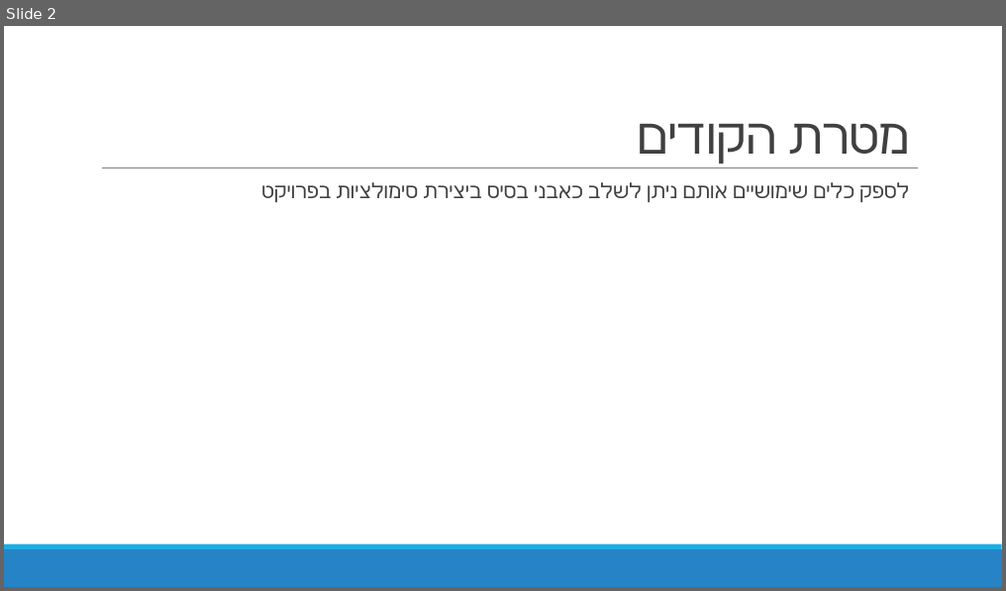
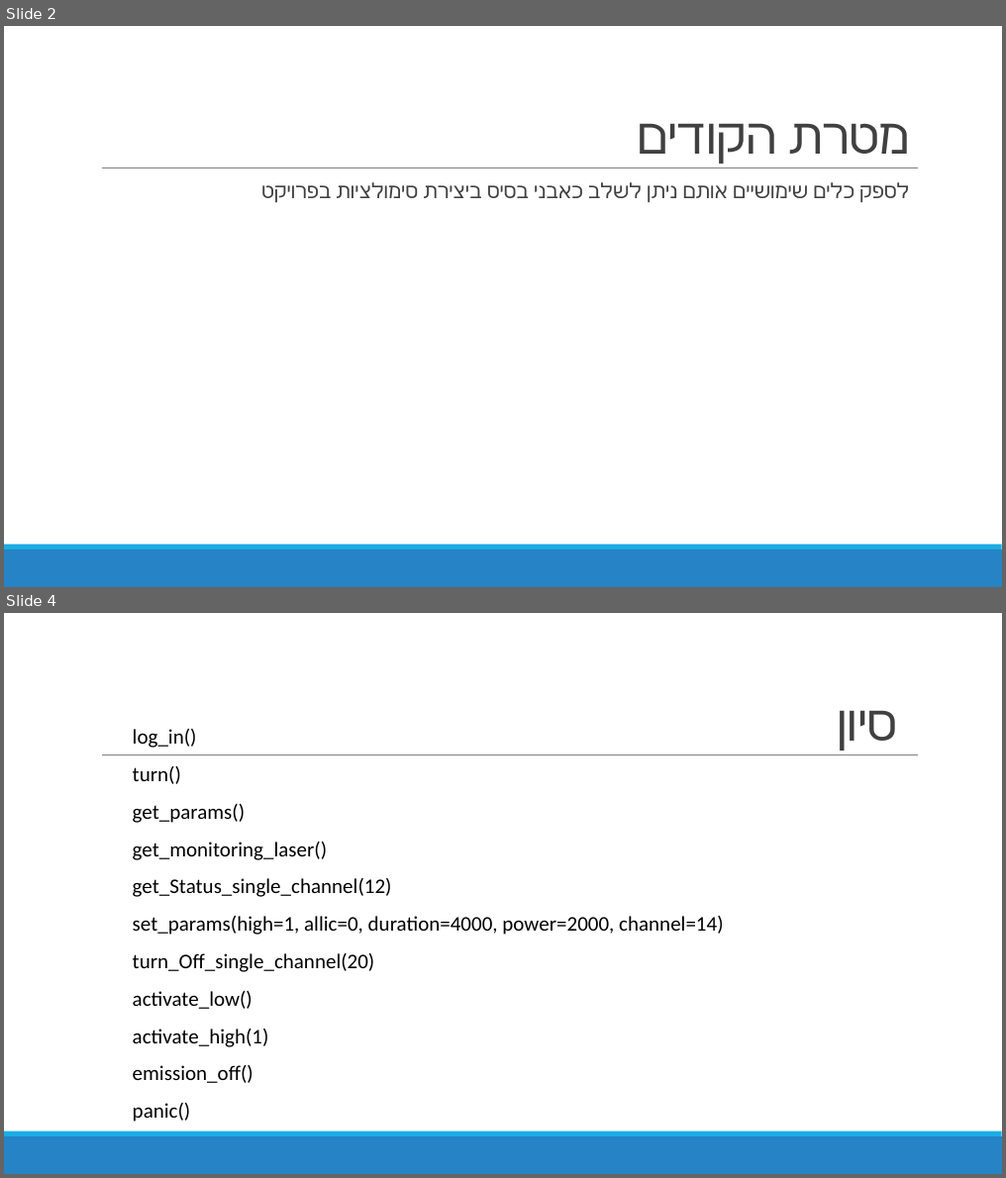
Before and after one commit to karinli100/assentials, a slide deck: קודים לשימוש כללי.pptx. Shown one above the other, each under a label of ours: slide 2 before the commit, slides 2 and 4 after it; the slides between them are not shown. The pictures are 1006x591 and 1006x1178 pixels, drawn with LibreOffice and Linux fonts; fonts in the diff are those of the drawing. Boxes give left, top, right and bottom in pixels: in the first picture for what was removed or moved away, otherwise in the second. Text is boxed around its words. In the diff, an @@ line names an element or a change of style, - is before the commit and + after.

```diff
--- a/קודים לשימוש כללי.pptx
+++ b/קודים לשימוש כללי.pptx
@@ slide 4 added at [4, 613, 1002, 1174], background #FFFFFF; not listed: 3 template elements that a slide beside it also shows @@
@@ text added at [133, 729, 723, 1122], 20 pt, text #000000 @@
+log_in()
+turn()
+get_params()
+get_monitoring_laser()
+get_Status_single_channel(12)
+set_params(high=1, allic=0, duration=4000, power=2000, channel=14)
+turn_Off_single_channel(20)
+activate_low()
+activate_high(1)
+emission_off()
+panic()
@@ title added at [838, 710, 897, 751], 48 pt, text #404040 @@
+סיון
```
Also in this commit, not shown: 1 slide changed, 9 other slides added, 2 slides removed, 11 other files.
